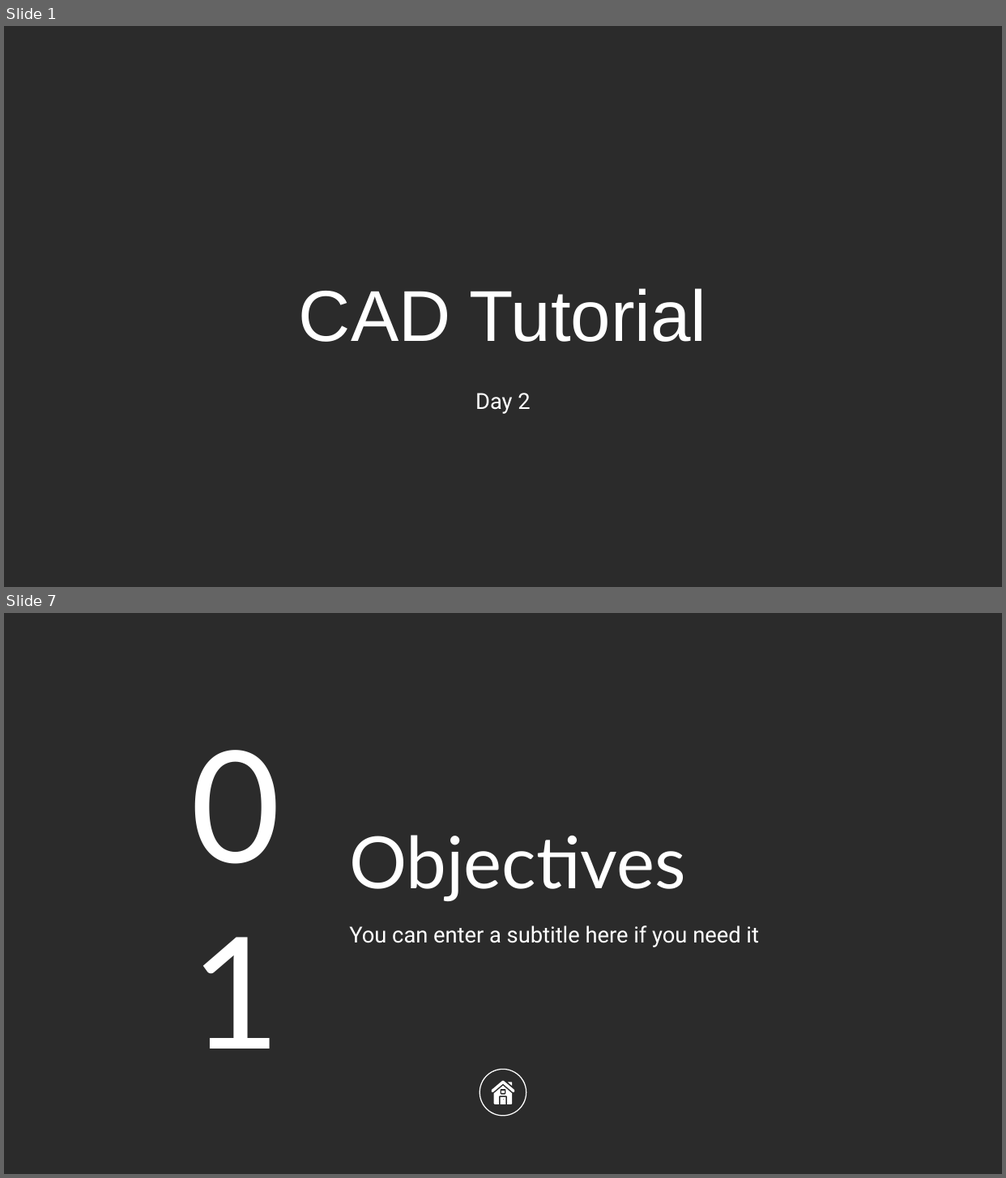
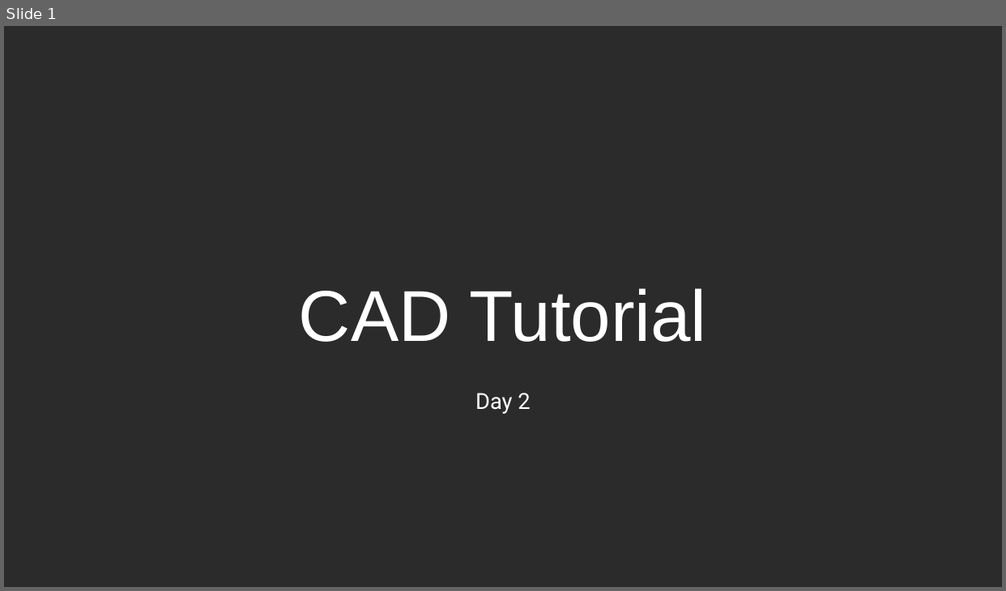
Before and after one commit to usedgenes/Rocketry-Advanced-Curriculum, a slide deck: Daily Lesson Plans/Day 2/Day 2.pptx. Shown one above the other, each under a label of ours: slides 1 and 7 before the commit, slide 1 after it; the slides between them are not shown. The pictures are 1006x1178 and 1006x591 pixels, drawn with LibreOffice and Linux fonts; fonts in the diff are those of the drawing; background and template pictures are left out; a plain dark background stands for a picture behind light text. Boxes give left, top, right and bottom in pixels: in the first picture for what was removed or moved away, otherwise in the second. Text is boxed around its words. In the diff, an @@ line names an element or a change of style, - is before the commit and + after.

```diff
--- a/Daily Lesson Plans/Day 2/Day 2.pptx
+++ b/Daily Lesson Plans/Day 2/Day 2.pptx
@@ slide 7 removed at bbox=[4, 613, 1002, 1174], background picture (left out) @@
@@ title removed at bbox=[140, 821, 330, 966] @@
-01
@@ title removed at bbox=[349, 835, 686, 901] @@
-Objectives
@@ subtitle removed at bbox=[349, 926, 759, 948] @@
-You can enter a subtitle here if you need it
@@ ellipse removed at bbox=[480, 1069, 527, 1116] @@
@@ group removed at bbox=[491, 1081, 515, 1105]: 5 freeform shapes @@
```
Also in this commit, not shown: 1 slide changed, 1 slide added, 6 other slides removed, 17 other files.
